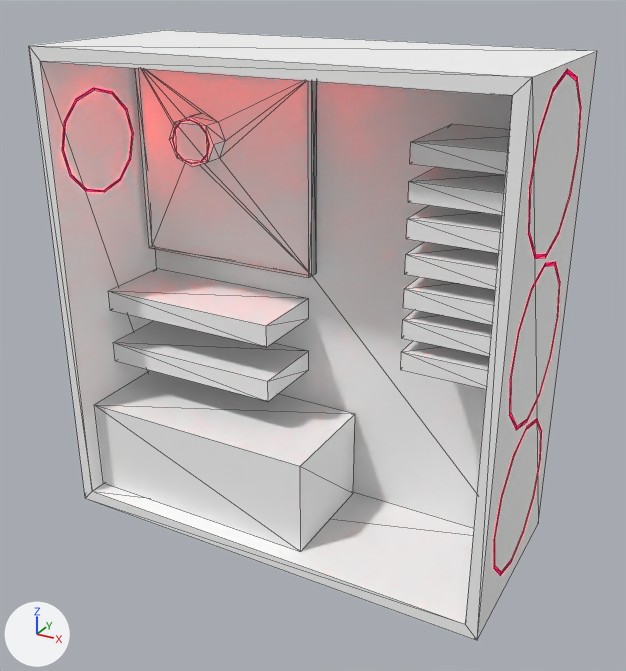
Before and after pictures for a commit that changed the glTF model Assets/3D Assets/Layout concinai/Calculator,gaming,Hackathon.glb.
One viewpoint serves both versions: a camera (50 mm lens) standing at (2.52, -4.96, 3.59) and looking at (0.08, -0.52, 1.37). The axes (+X, +Y, +Z) are drawn at lower left. The lights are the same throughout. Mesh edges are drawn as thin lines. Where no turn or scale is listed for an object, it has been applied to the vertices.
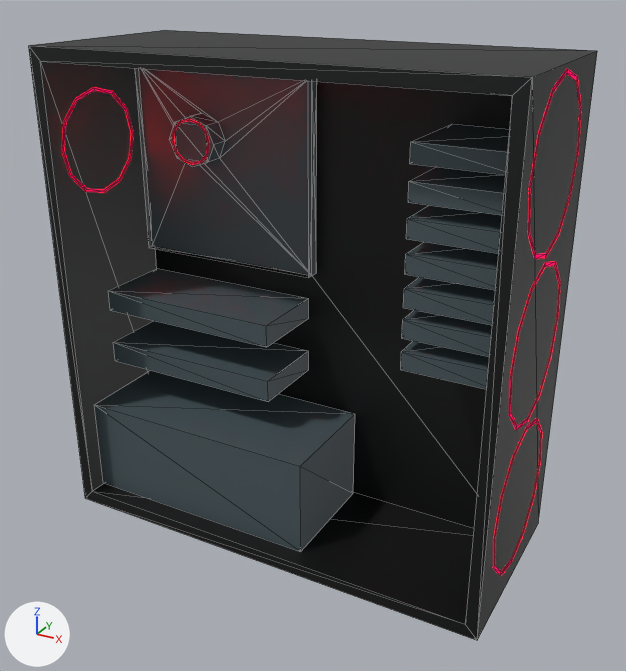
The change, as a diff of the scene's bpy script:
```diff
--- a/Assets/3D Assets/Layout concinai/Calculator,gaming,Hackathon.glb.py
+++ b/Assets/3D Assets/Layout concinai/Calculator,gaming,Hackathon.glb.py
@@ img_colorpaletblender @@
+img_colorpaletblender = load_image('ColorPaletBlender', '_unpacked/ColorPaletBlender', 256, 256, 'sRGB')
@@ mat_componentpc @@
 mat_componentpc = principled_material('ComponentPC')
-mat_componentpc.base_color = (1.0, 1.0, 1.0)  # white #ffffff
+mat_componentpc.texture = img_colorpaletblender
```

Changed parts and their boxes [x1, y1, x2, y2] in the pictures (626 x 671 px):
'Cube.010', surface changed (grey to black)
    both: [29, 30, 597, 640]
